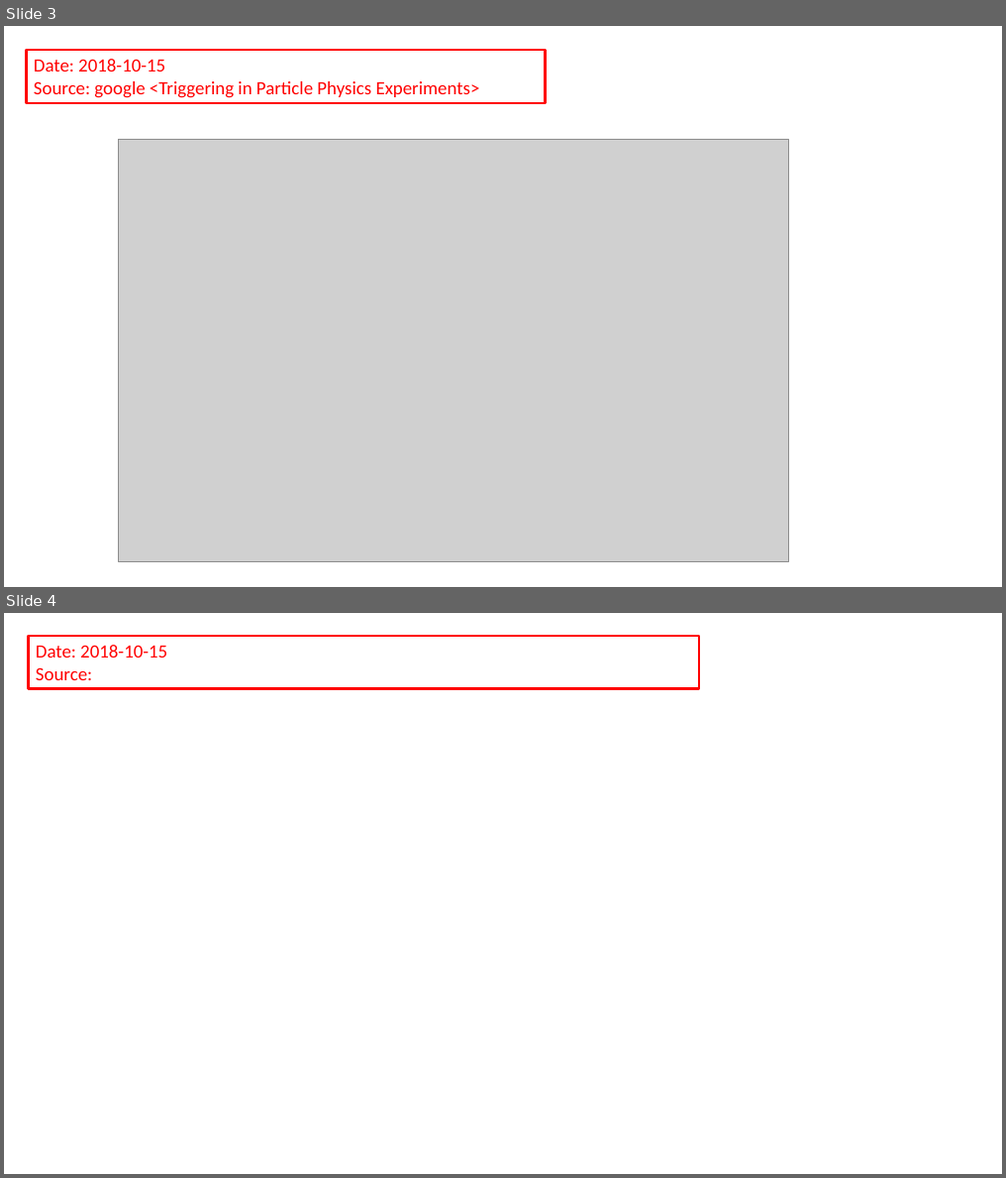
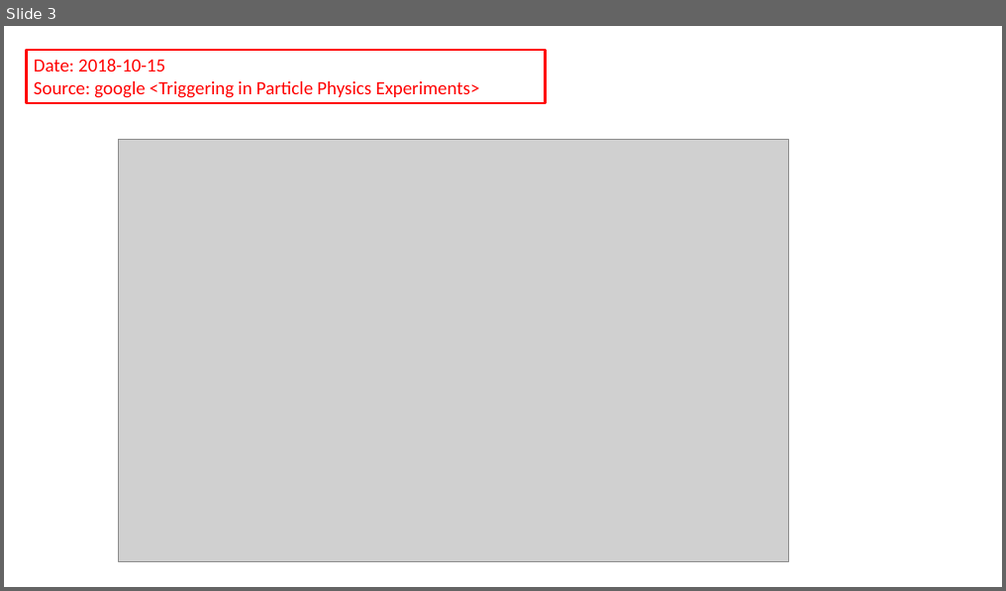
Before and after one commit to gfh16/StudyNotes, a slide deck: 01BacsiConceptsInNuclearPhysics.pptx. Shown one above the other, each under a label of ours: slides 3 and 4 before the commit, slide 3 after it. The pictures are 1006x1178 and 1006x591 pixels, drawn with LibreOffice and Linux fonts; fonts in the diff are those of the drawing; grey boxes stand for pictures. Boxes give left, top, right and bottom in pixels: in the first picture for what was removed or moved away, otherwise in the second. Text is boxed around its words. In the diff, an @@ line names an element or a change of style, - is before the commit and + after.

```diff
--- a/01BacsiConceptsInNuclearPhysics.pptx
+++ b/01BacsiConceptsInNuclearPhysics.pptx
@@ slide 4 removed at (x1=4, y1=613, x2=1002, y2=1174), background #FFFFFF @@
@@ rectangle removed at (x1=28, y1=636, x2=699, y2=688) @@
-Date: 2018-10-15
-Source:
```
Also in this commit, not shown: 1 slide changed, 7 slides added, 4 other files.
